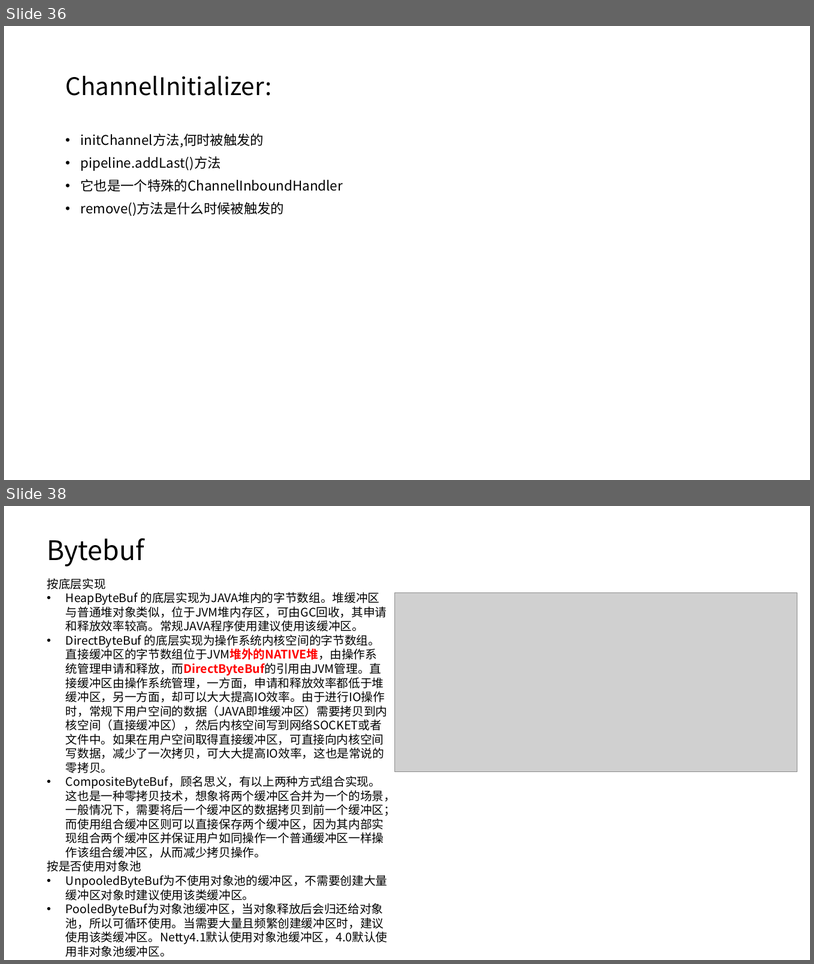
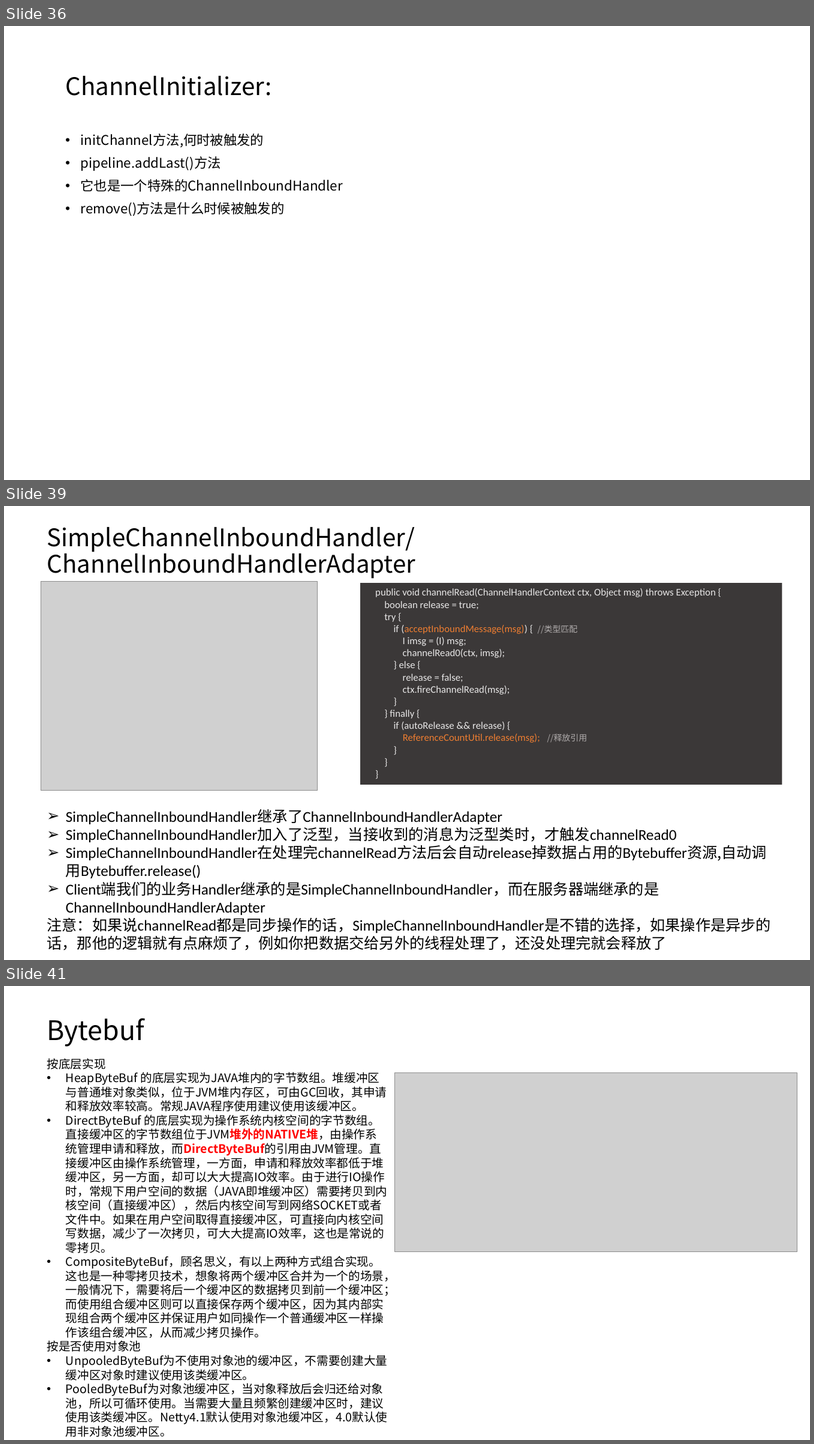
Before and after one commit to taomee517/netty-notes, a slide deck: Netty分享.pptx. Shown one above the other, each under a label of ours: slides 36 and 38 before the commit, slides 36, 39 and 41 after it; the slides between them are not shown. The pictures are 814x964 and 814x1444 pixels, drawn with LibreOffice and Linux fonts; fonts in the diff are those of the drawing; grey boxes stand for pictures. Boxes give left, top, right and bottom in pixels: in the first picture for what was removed or moved away, otherwise in the second. Text is boxed around its words. In the diff, an @@ line names an element or a change of style, - is before the commit and + after.

Commit message:
具象化acceptor项目的ctx链表，解读ChannelHandler的各主要方法被调用的时机

```diff
--- a/Netty分享.pptx
+++ b/Netty分享.pptx
@@ slide 39 added at (4, 506, 810, 960), background #FFFFFF @@
@@ text added at (47, 527, 416, 579), 28.8 pt, text #000000 @@
+SimpleChannelInboundHandler/ChannelInboundHandlerAdapter
@@ picture added at (41, 581, 318, 790) @@
@@ rectangle added at (361, 583, 783, 784), fill #3B3838, 12 pt, text #E7E6E6 @@
+public void channelRead(ChannelHandlerContext ctx, Object msg) throws Exception {
+boolean release = true;
+try {
+if (acceptInboundMessage(msg)) { //类型匹配
+I imsg = (I) msg;
+channelRead0(ctx, imsg);
+} else {
+release = false;
+ctx.fireChannelRead(msg);
+}
+} finally {
+if (autoRelease && release) {
+ReferenceCountUtil.release(msg); //释放引用
+}
+}
+}
@@ text added at (47, 809, 771, 950), 18 pt, text #000000 @@
+➢ SimpleChannelInboundHandler继承了ChannelInboundHandlerAdapter
+➢ SimpleChannelInboundHandler加入了泛型，当接收到的消息为泛型类时，才触发channelRead0
+➢ SimpleChannelInboundHandler在处理完channelRead方法后会自动release掉数据占用的Bytebuffer资源,自动调用Bytebuffer.release()
+➢ Client端我们的业务Handler继承的是SimpleChannelInboundHandler，而在服务器端继承的是ChannelInboundHandlerAdapter
+注意：如果说channelRead都是同步操作的话，SimpleChannelInboundHandler是不错的选择，如果操作是异步的话，那他的逻辑就有点麻烦了，例如你把数据交给另外的线程处理了，还没处理完就会释放了
@@ what was slide 38 is now slide 41 @@
```
Also in this commit, not shown: 1 slide changed, 3 other slides added, 1 slide removed.
